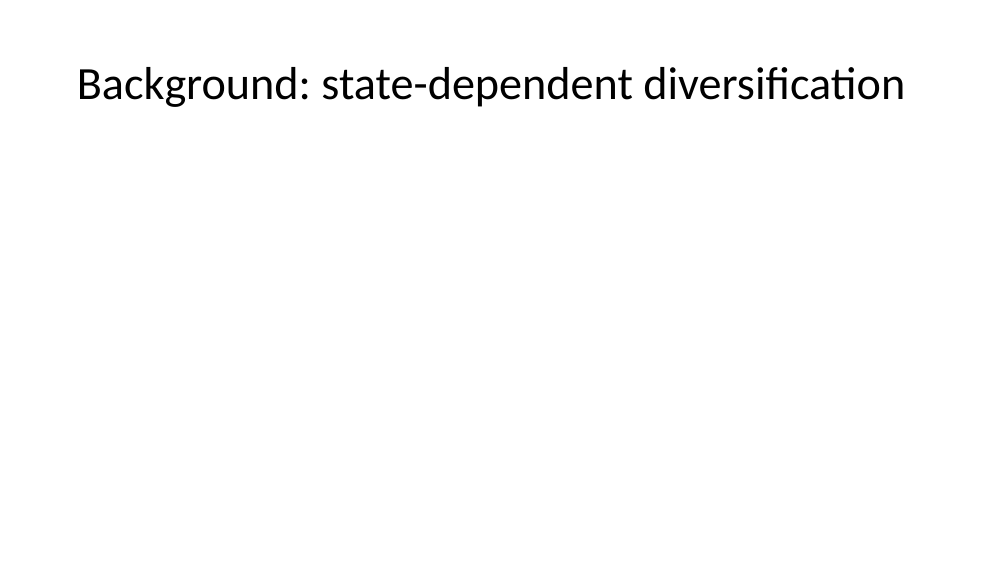
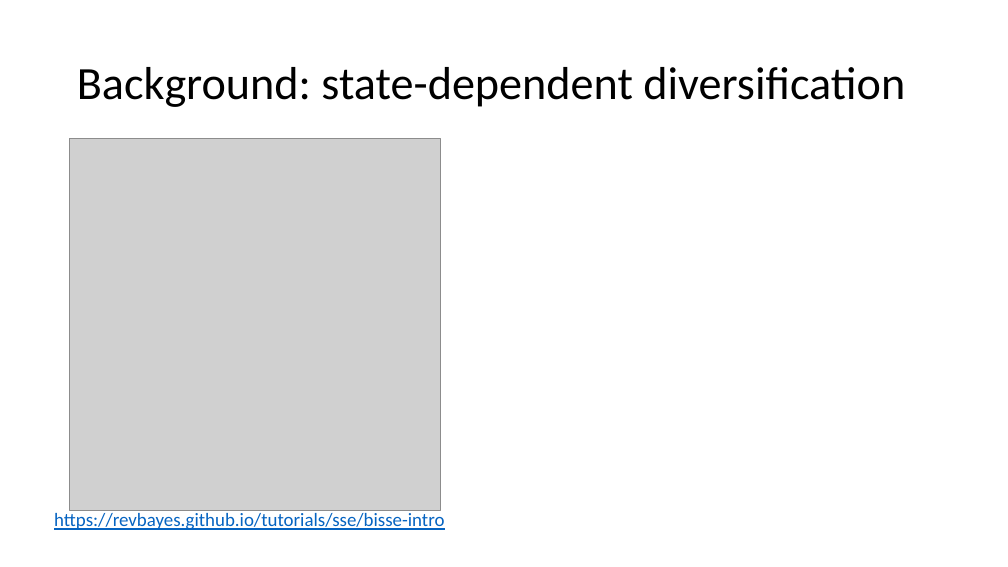
Before and after one commit to brpetrucci/ssetests_chap1, a slide deck: slide 3 of presentation/evol_2023.pptx. Drawn at 1008x567 pixels with LibreOffice and Linux fonts; fonts in the diff are those of the drawing; grey boxes stand for pictures. Boxes give left, top, right and bottom in pixels: in the first picture for what was removed or moved away, otherwise in the second. Text is boxed around its words. In the diff, an @@ line names an element or a change of style, - is before the commit and + after.

```diff
--- a/presentation/evol_2023.pptx
+++ b/presentation/evol_2023.pptx
@@ picture added at [70,138,440,511] @@
@@ text added at [54,513,444,530], 18 pt, text #0563C1, underline @@
+https://revbayes.github.io/tutorials/sse/bisse-intro
```
Also in this commit, not shown: 3 other slides changed, 18 slides added, 8 slides removed, 5 other files.
